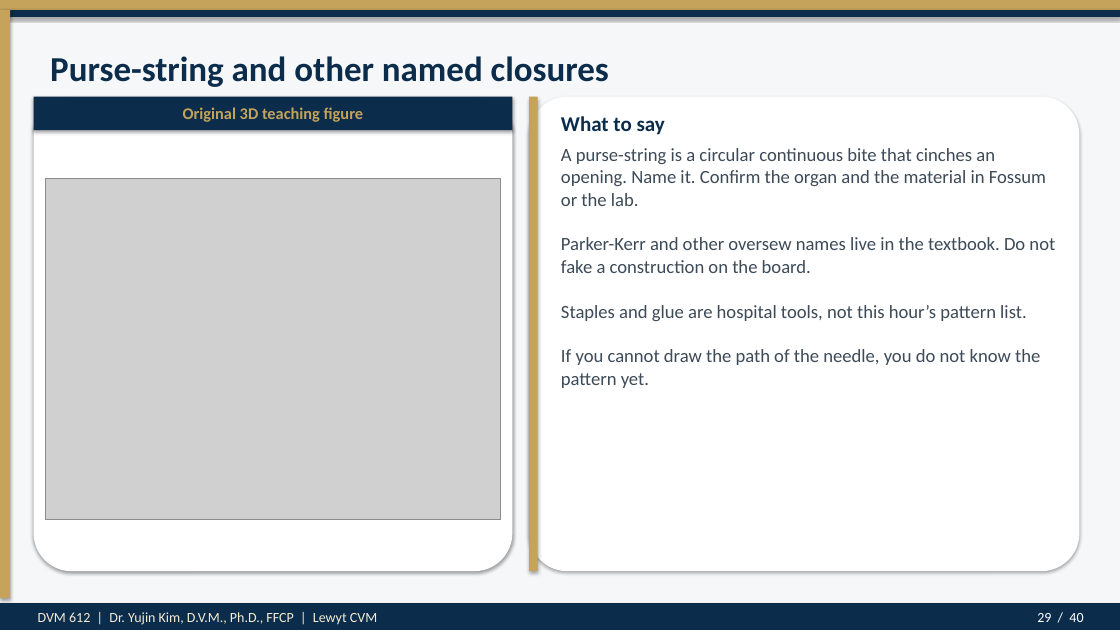
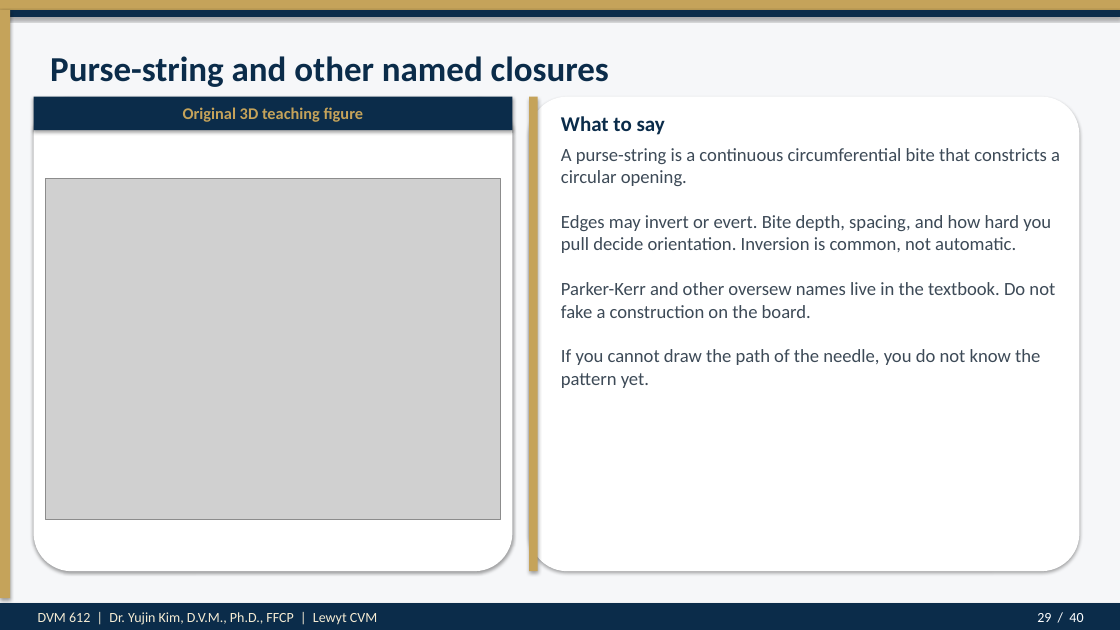
Before and after one commit to drkimvet/happycare, a slide deck: slide 29 of lectures/DVM-612_Week7_Suture_Patterns_Closures.pptx. Drawn at 1120x630 pixels with LibreOffice and Linux fonts; fonts in the diff are those of the drawing; grey boxes stand for pictures. Boxes give left, top, right and bottom in pixels: in the first picture for what was removed or moved away, otherwise in the second. Text is boxed around its words. In the diff, an @@ line names an element or a change of style, - is before the commit and + after.

```diff
--- a/lectures/DVM-612_Week7_Suture_Patterns_Closures.pptx
+++ b/lectures/DVM-612_Week7_Suture_Patterns_Closures.pptx
@@ text at (561,148,1060,388): text changed @@
-A purse-string is a circular continuous bite that cinches an opening. Name it. Confirm the organ and the material in Fossum or the lab.
-Parker-Kerr and other oversew names live in the textbook. Do not fake a construction on the board.
-Staples and glue are hospital tools, not this hour’s pattern list.
-If you cannot draw the path of the needle, you do not know the pattern yet.
+A purse-string is a continuous circumferential bite that constricts a circular opening.
+Edges may invert or evert. Bite depth, spacing, and how hard you pull decide orientation. Inversion is common, not automatic.
+Parker-Kerr and other oversew names live in the textbook. Do not fake a construction on the board.
+If you cannot draw the path of the needle, you do not know the pattern yet.
```
Also in this commit, not shown: 15 other slides changed, 3 other files.
